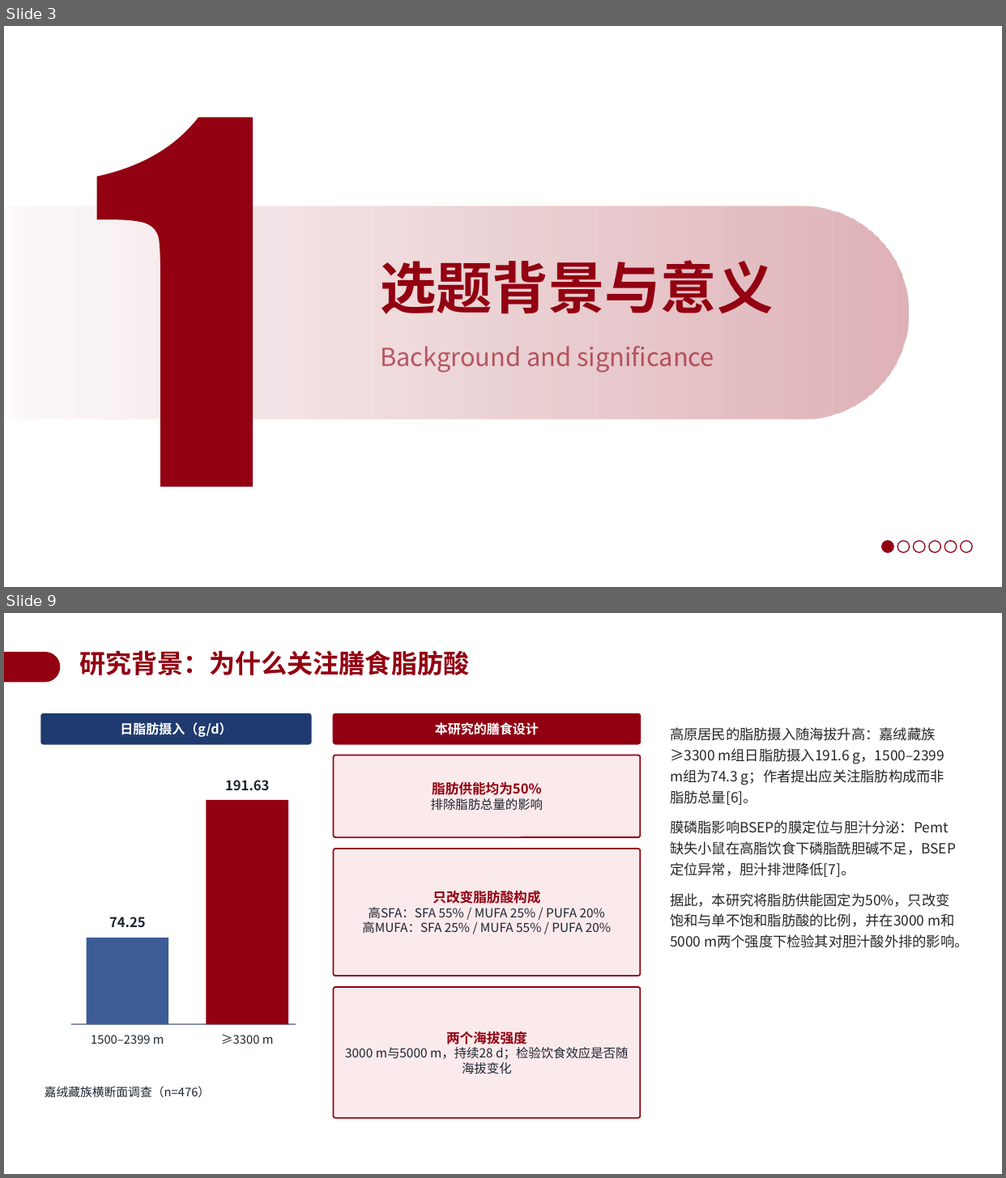
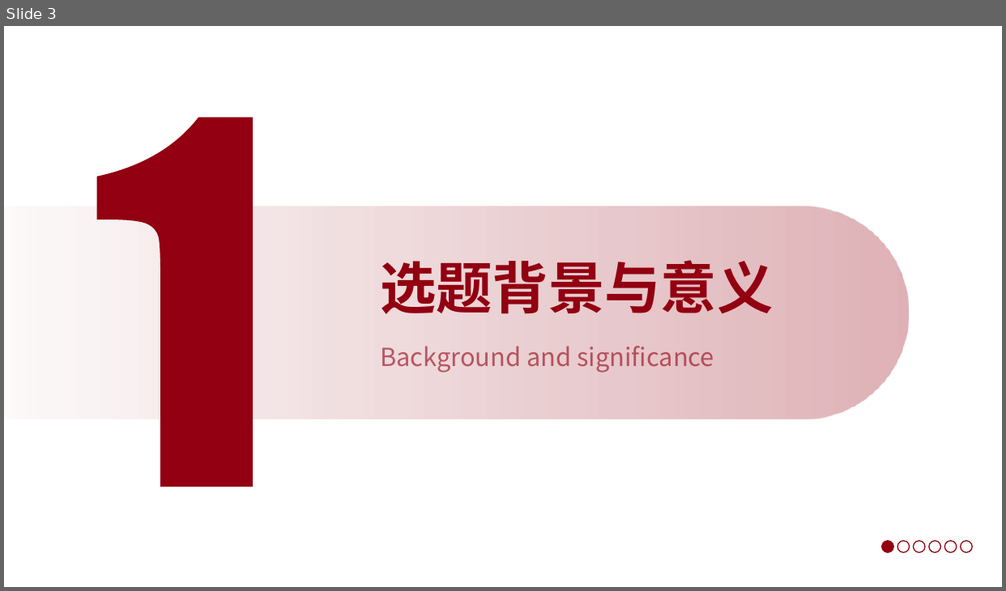
Before and after one commit to a854589274-afk/1, a slide deck: 开题答辩PPT_BSEP高原低压低氧.pptx. Shown one above the other, each under a label of ours: slides 3 and 9 before the commit, slide 3 after it; the slides between them are not shown. The pictures are 1006x1178 and 1006x591 pixels, drawn with LibreOffice and Linux fonts; fonts in the diff are those of the drawing; background and template pictures are left out. Boxes give left, top, right and bottom in pixels: in the first picture for what was removed or moved away, otherwise in the second. Text is boxed around its words. In the diff, an @@ line names an element or a change of style, - is before the commit and + after.

```diff
--- a/开题答辩PPT_BSEP高原低压低氧.pptx
+++ b/开题答辩PPT_BSEP高原低压低氧.pptx
@@ slide 9 removed at (4,613,1002,1174), background #FFFFFF @@
@@ freeform shape removed at (4,652,60,682) @@
@@ text removed at (80,650,470,675) @@
-研究背景：为什么关注膳食脂肪酸
@@ text removed at (670,727,968,948) @@
-高原居民的脂肪摄入随海拔升高：嘉绒藏族≥3300 m组日脂肪摄入191.6 g，1500–2399 m组为74.3 g；作者提出应关注脂肪构成而非脂肪总量[6]。
-膜磷脂影响BSEP的膜定位与胆汁分泌：Pemt缺失小鼠在高脂饮食下磷脂酰胆碱不足，BSEP定位异常，胆汁排泄降低[7]。
-据此，本研究将脂肪供能固定为50%，只改变饱和与单不饱和脂肪酸的比例，并在3000 m和5000 m两个强度下检验其对胆汁酸外排的影响。
@@ group removed at (41,714,641,1118): 5 rounded rectangles, 5 texts, 2 rectangles, 1 line @@
-日脂肪摄入（g/d）
-74.25
-1500–2399 m
-191.63
-≥3300 m
-嘉绒藏族横断面调查（n=476）
-本研究的膳食设计
-脂肪供能均为50%
-排除脂肪总量的影响
-只改变脂肪酸构成
-高SFA：SFA 55% / MUFA 25% / PUFA 20%
-高MUFA：SFA 25% / MUFA 55% / PUFA 20%
-两个海拔强度
-3000 m与5000 m，持续28 d；检验饮食效应是否随
-海拔变化
```
Also in this commit, not shown: 2 slides changed, 16 slides added, 17 other slides removed.
